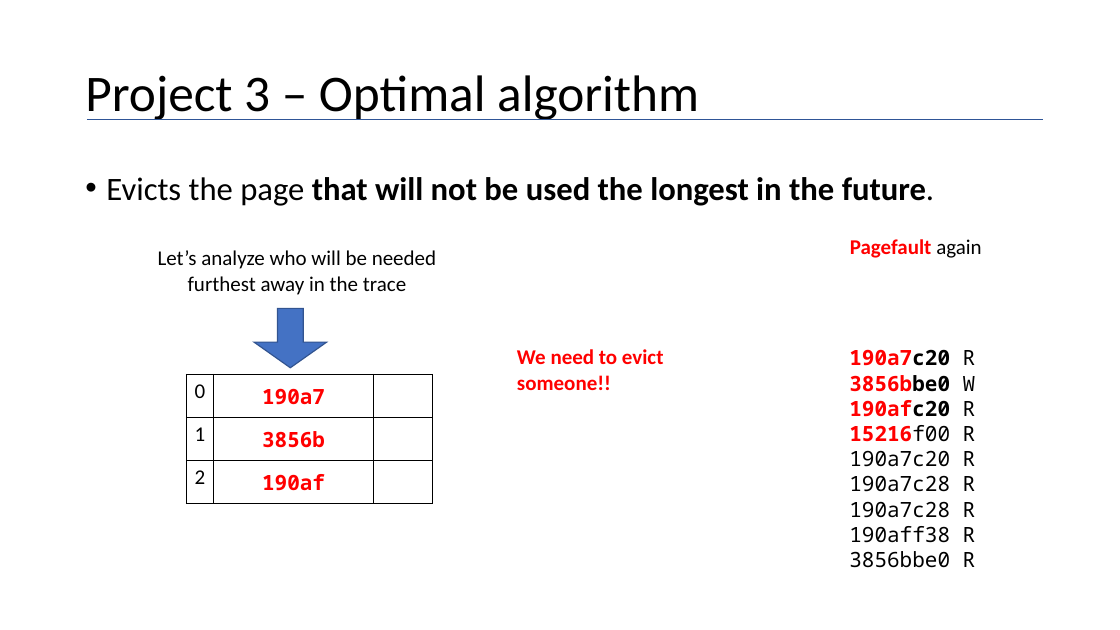
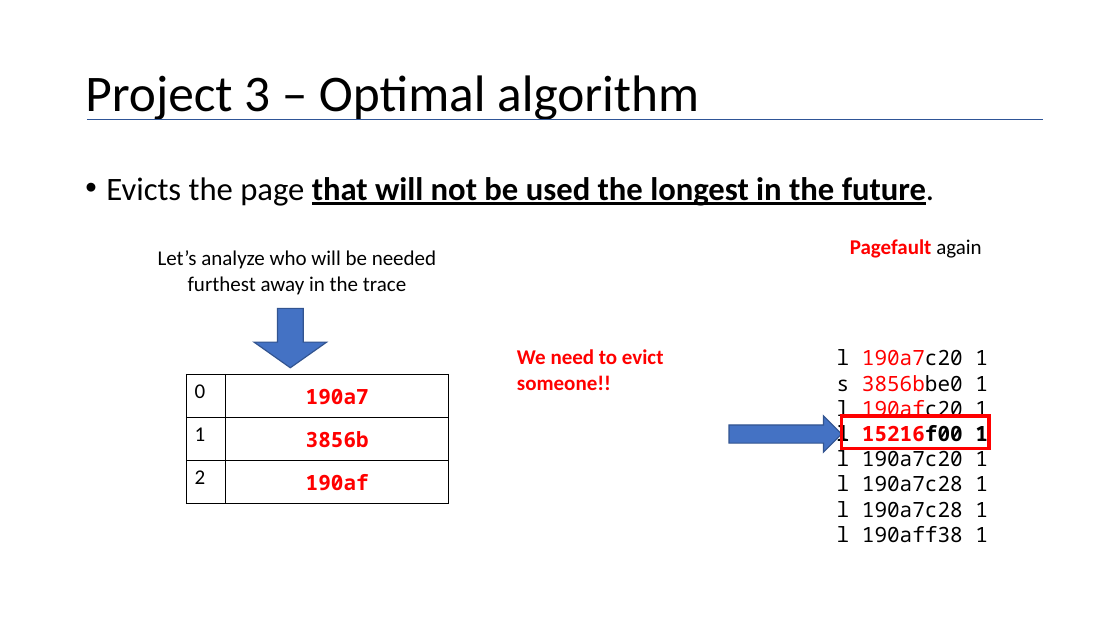
Before and after one commit to maher460/Pitt_CS1550_recitation_materials, a slide deck: slide 15 of week10/cs1550_spring2019_project3.pptx (slide 16 before the commit). Drawn at 1120x630 pixels with LibreOffice and Linux fonts; fonts in the diff are those of the drawing. Boxes give left, top, right and bottom in pixels: in the first picture for what was removed or moved away, otherwise in the second. Text is boxed around its words. In the diff, an @@ line names an element or a change of style, - is before the commit and + after.

```diff
--- a/week10/cs1550_spring2019_project3.pptx
+++ b/week10/cs1550_spring2019_project3.pptx
@@ text "Evicts the page that will ..." at [106, 177, 934, 206]: underline on in "that will not be used the longest ..." @@
@@ text at [837, 349, 988, 543]: text changed @@
-190a7c20 R
-3856bbe0 W
-190afc20 R
-15216f00 R
-190a7c20 R
-190a7c28 R
-190a7c28 R
-190aff38 R
-3856bbe0 R
+l 190a7c20 1
+s 3856bbe0 1
+l 190afc20 1
+l 15216f00 1
+l 190a7c20 1
+l 190a7c28 1
+l 190a7c28 1
+l 190aff38 1
@@ table at [187, 375, 449, 504] @@
-column 3:  |  | 
@@ table: place and size @@
-table at [187, 375, 434, 504]
+table at [187, 375, 449, 504]
@@ right arrow added at [729, 416, 842, 452], fill #4472C4, outline #325491 1 pt @@
@@ rectangle added at [842, 416, 990, 449], outline #FF0000 3 pt @@
```
Also in this commit, not shown: 29 other slides changed, 9 slides added, 17 slides removed, 1 other file.
